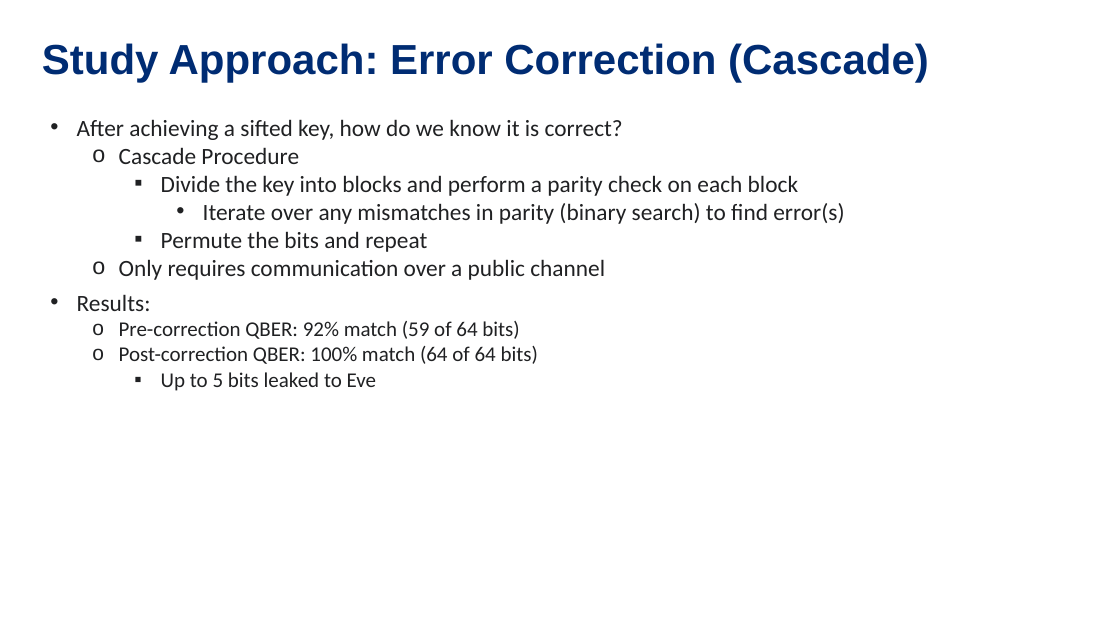
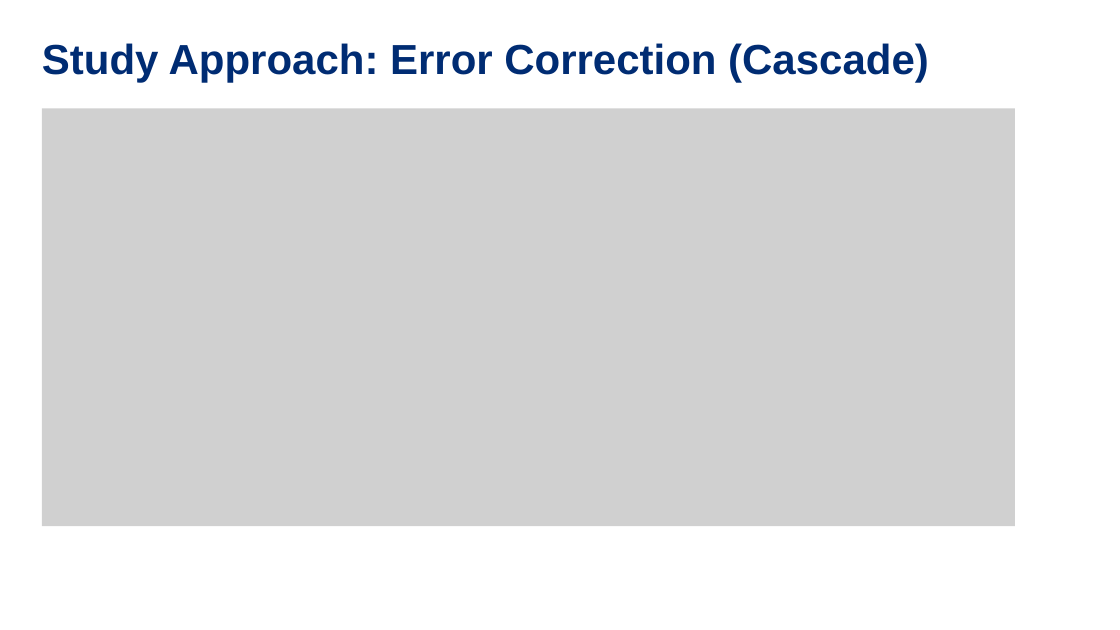
Before and after one commit to stm5340/EN.615.781.81.SP26_Final_Project, a slide deck: slide 10 of 615_781_Kuta_Nguyen_McLain.pptx. Drawn at 1120x630 pixels with LibreOffice and Linux fonts; fonts in the diff are those of the drawing; grey boxes stand for pictures. Boxes give left, top, right and bottom in pixels: in the first picture for what was removed or moved away, otherwise in the second. Text is boxed around its words. In the diff, an @@ line names an element or a change of style, - is before the commit and + after.

```diff
--- a/615_781_Kuta_Nguyen_McLain.pptx
+++ b/615_781_Kuta_Nguyen_McLain.pptx
@@ picture added at (x1=42, y1=108, x2=1015, y2=526) @@
@@ text removed at (x1=77, y1=119, x2=844, y2=391) @@
-• After achieving a sifted key, how do we know it is correct?
-  o Cascade Procedure
-    ▪ Divide the key into blocks and perform a parity check on each block
-      • Iterate over any mismatches in parity (binary search) to find error(s)
-    ▪ Permute the bits and repeat
-  o Only requires communication over a public channel
-• Results:
-  o Pre-correction QBER: 92% match (59 of 64 bits)
-  o Post-correction QBER: 100% match (64 of 64 bits)
-    ▪ Up to 5 bits leaked to Eve
```
Also in this commit, not shown: 1 other slide changed.
